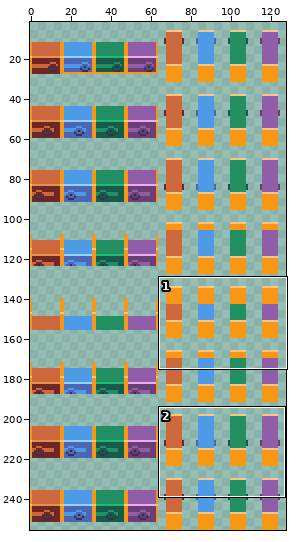
Edited in one commit: sprite sheet (img/doors.png). Above: a wide view before the commit, with the close-up outlined.
Close-up. First the earlier version:
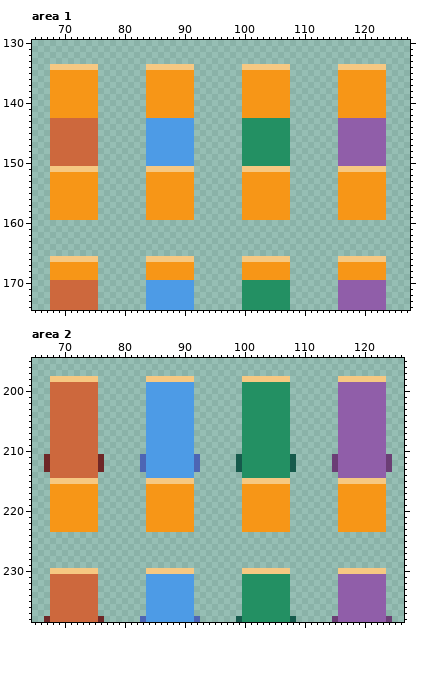
The file is 128x256 pixels. Shown: area 1: x 65..127, y 130..174; area 2: x 65..126, y 195..238. The wide view leaves out empty margins. The commit also changed other parts of the picture, which this record leaves out.
The same view after the edit:
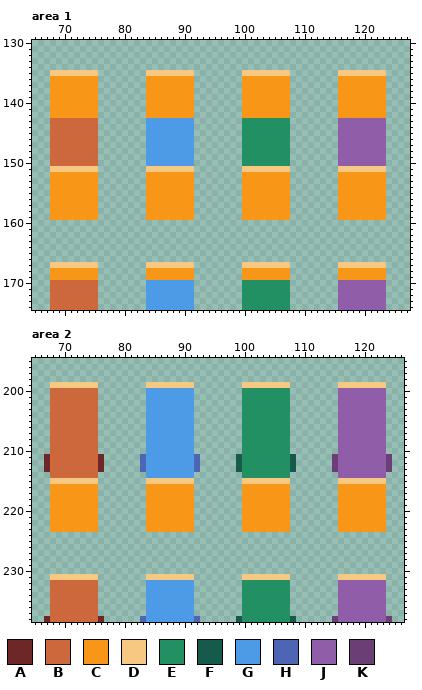
Palette (. is transparent): A #6e2727  B #cd683d  C #f79617  D #f6c882  E #239063  F #165a4c  G #4d9be6  H #4d65b4  J #905ea9  K #6b3e75
Diff:
Area 1:
y 134: x 68..75 DDDDDDDD -> ........; x 84..91 DDDDDDDD -> ........; x 100..107 DDDDDDDD -> ........; x 116..123 DDDDDDDD -> ........
y 135: x 68..75 CCCCCCCC -> DDDDDDDD; x 84..91 CCCCCCCC -> DDDDDDDD; x 100..107 CCCCCCCC -> DDDDDDDD; x 116..123 CCCCCCCC -> DDDDDDDD
y 166: x 68..75 DDDDDDDD -> ........; x 84..91 DDDDDDDD -> ........; x 100..107 DDDDDDDD -> ........; x 116..123 DDDDDDDD -> ........
y 167: x 68..75 CCCCCCCC -> DDDDDDDD; x 84..91 CCCCCCCC -> DDDDDDDD; x 100..107 CCCCCCCC -> DDDDDDDD; x 116..123 CCCCCCCC -> DDDDDDDD
Area 2:
y 198: x 68..75 DDDDDDDD -> ........; x 84..91 DDDDDDDD -> ........; x 100..107 DDDDDDDD -> ........; x 116..123 DDDDDDDD -> ........
y 199: x 68..75 BBBBBBBB -> DDDDDDDD; x 84..91 GGGGGGGG -> DDDDDDDD; x 100..107 EEEEEEEE -> DDDDDDDD; x 116..123 JJJJJJJJ -> DDDDDDDD
y 230: x 68..75 DDDDDDDD -> ........; x 84..91 DDDDDDDD -> ........; x 100..107 DDDDDDDD -> ........; x 116..123 DDDDDDDD -> ........
y 231: x 68..75 BBBBBBBB -> DDDDDDDD; x 84..91 GGGGGGGG -> DDDDDDDD; x 100..107 EEEEEEEE -> DDDDDDDD; x 116..123 JJJJJJJJ -> DDDDDDDD
